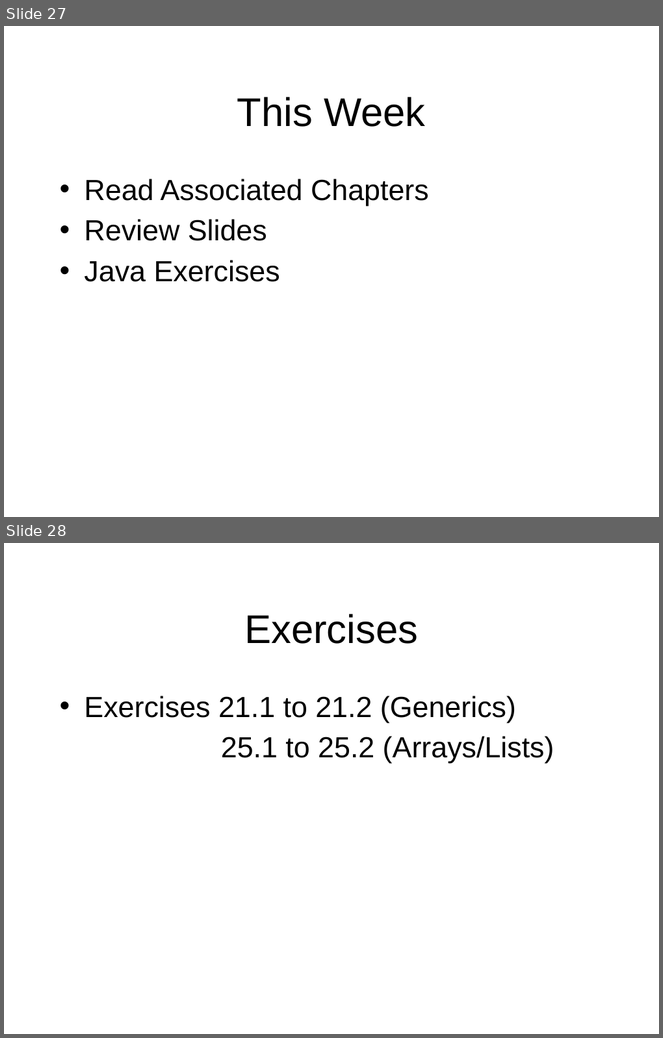
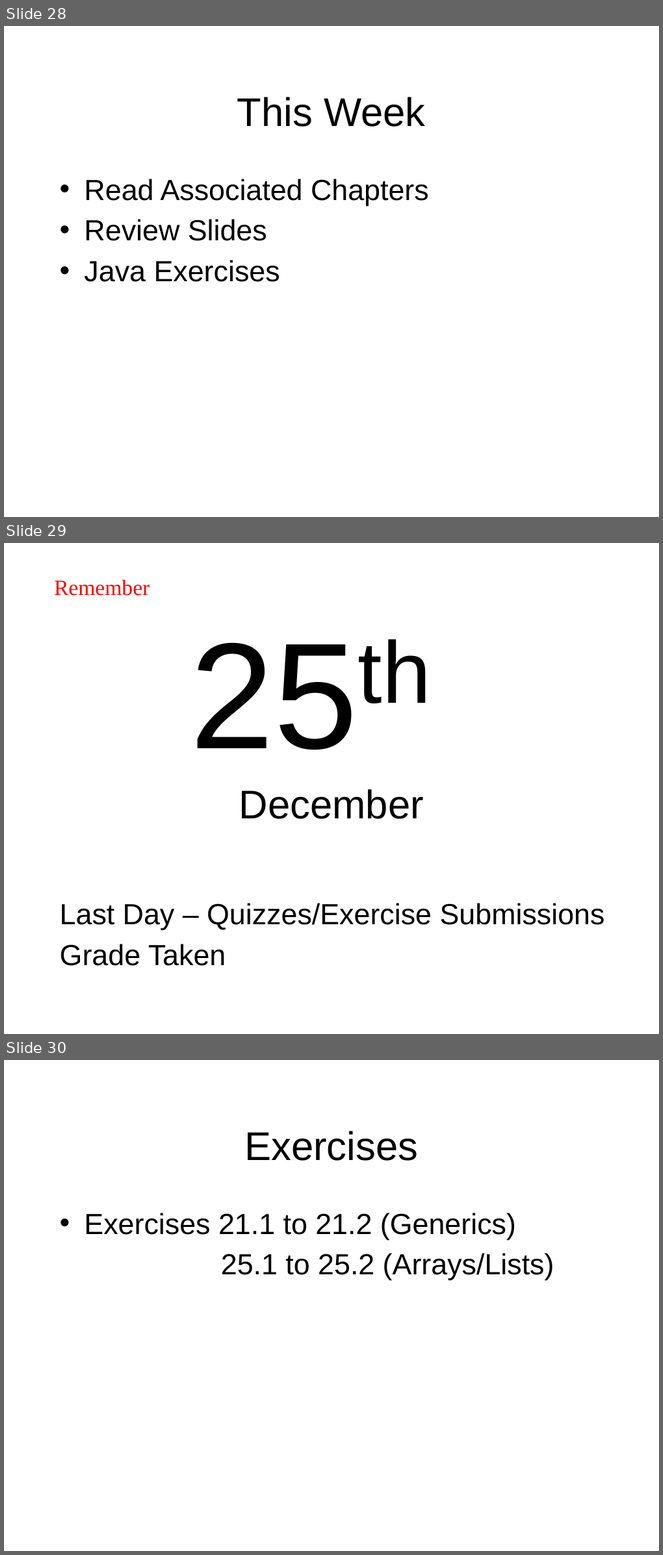
Before and after one commit to octaviordz/zjnu2017.github.io, a slide deck: OOP/lectures/110--Generic.and.Collections.pptx. Shown one above the other, each under a label of ours: slides 27 and 28 before the commit, slides 28, 29 and 30 after it. The pictures are 663x1038 and 663x1555 pixels, drawn with LibreOffice and Linux fonts; fonts in the diff are those of the drawing. Boxes give left, top, right and bottom in pixels: in the first picture for what was removed or moved away, otherwise in the second. Text is boxed around its words. In the diff, an @@ line names an element or a change of style, - is before the commit and + after.

Commit message:
Slides.

```diff
--- a/OOP/lectures/110--Generic.and.Collections.pptx
+++ b/OOP/lectures/110--Generic.and.Collections.pptx
@@ slide 29 added at bbox=[4, 543, 659, 1034], background #FFFFFF @@
@@ text added at bbox=[54, 579, 150, 596], 24 pt, text #FF0000 @@
+Remember
@@ title added at bbox=[239, 789, 424, 819], 44 pt, text #000000 @@
+25th
+December
@@ text added at bbox=[60, 903, 605, 966], 32 pt, text #000000 @@
+Last Day – Quizzes/Exercise Submissions
+Grade Taken
@@ what was slide 27 is now slide 28 @@
@@ what was slide 28 is now slide 30 @@
```
Also in this commit, not shown: 1 other slide added.
